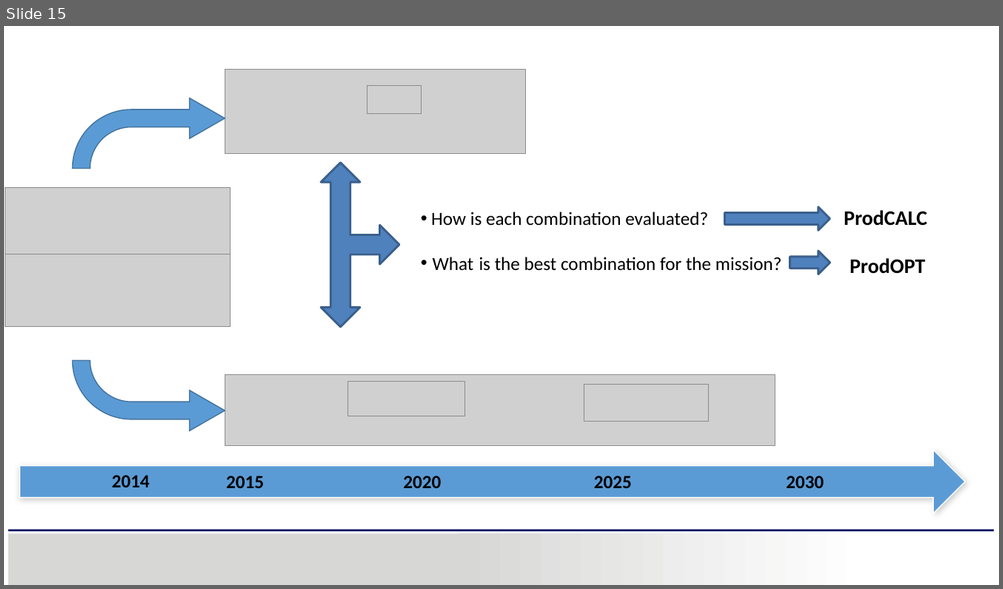
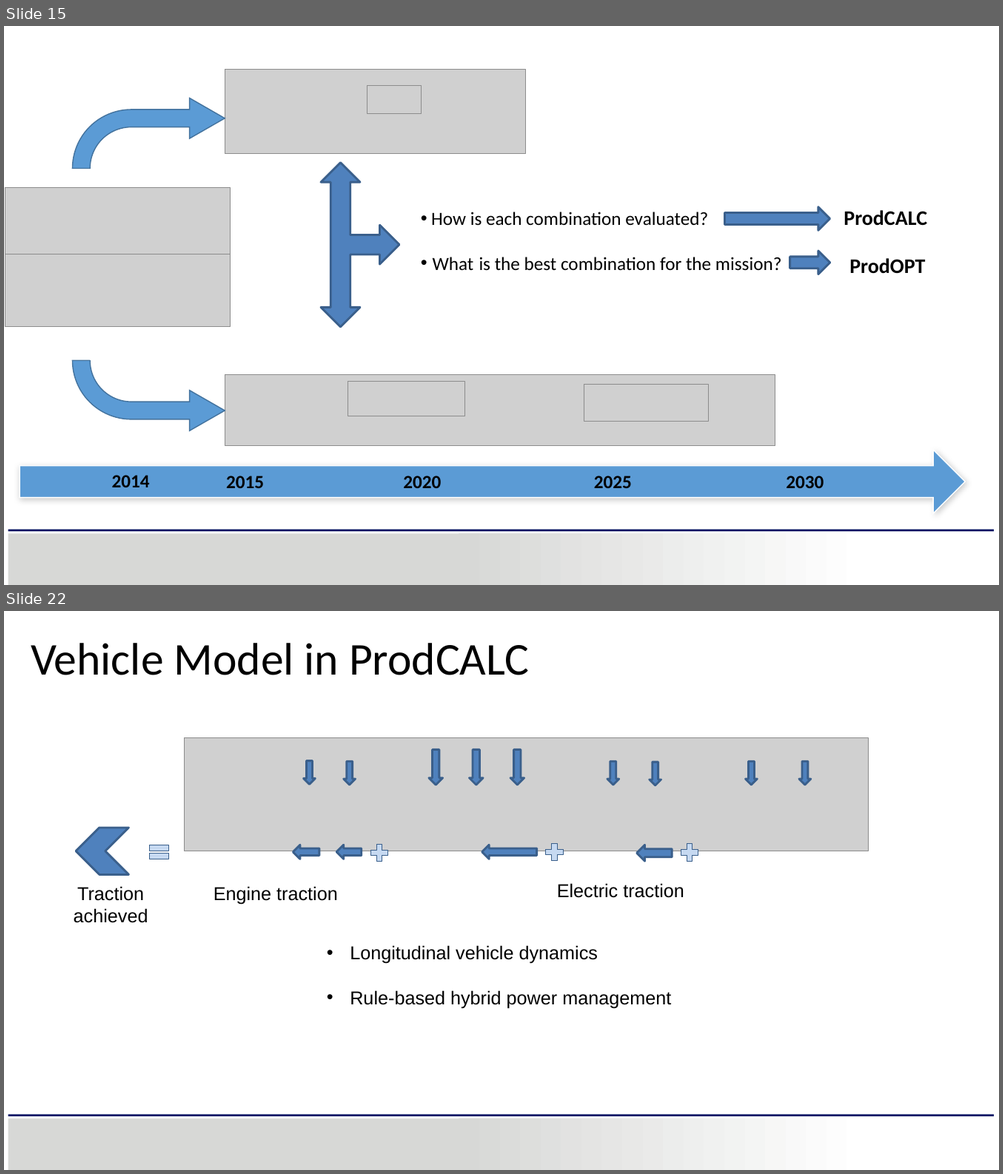
Before and after one commit to carthikvenkataraman/MasterThesis, a slide deck: ThesisReport/MasterThesisPresentation/MasterThesis-OptimisationOfDistributedPropulsionInLongHeavyVehicleCombinations.pptx. Shown one above the other, each under a label of ours: slide 15 before the commit, slides 15 and 22 after it; the slides between them are not shown. The pictures are 1003x589 and 1003x1174 pixels, drawn with LibreOffice and Linux fonts; fonts in the diff are those of the drawing; grey boxes stand for pictures; background and template pictures are left out. Boxes give left, top, right and bottom in pixels: in the first picture for what was removed or moved away, otherwise in the second. Text is boxed around its words. In the diff, an @@ line names an element or a change of style, - is before the commit and + after.

Commit message:
Presentation till ProdOpt

```diff
--- a/ThesisReport/MasterThesisPresentation/MasterThesis-OptimisationOfDistributedPropulsionInLongHeavyVehicleCombinations.pptx
+++ b/ThesisReport/MasterThesisPresentation/MasterThesis-OptimisationOfDistributedPropulsionInLongHeavyVehicleCombinations.pptx
@@ slide 22 added at (4,611,999,1170), background #FFFFFF; not listed: 3 template elements that a slide beside it also shows @@
@@ text added at (31,643,529,675), 44 pt, text #000000 @@
+Vehicle Model in ProdCALC
@@ picture added at (184,738,868,851) @@
@@ down arrow added at (303,761,315,784), fill #4F81BD, outline #3A5F8C 2 pt @@
@@ down arrow added at (344,762,356,785), fill #4F81BD, outline #3A5F8C 2 pt @@
@@ down arrow added at (429,750,443,785), fill #4F81BD, outline #3A5F8C 2 pt @@
@@ down arrow added at (469,750,483,785), fill #4F81BD, outline #3A5F8C 2 pt @@
@@ down arrow added at (511,750,525,785), fill #4F81BD, outline #3A5F8C 2 pt @@
@@ down arrow added at (607,762,619,785), fill #4F81BD, outline #3A5F8C 2 pt @@
@@ down arrow added at (649,763,661,786), fill #4F81BD, outline #3A5F8C 2 pt @@
@@ down arrow added at (745,762,757,785), fill #4F81BD, outline #3A5F8C 2 pt @@
@@ down arrow added at (800,762,811,785), fill #4F81BD, outline #3A5F8C 2 pt @@
@@ chevron added at (76,828,128,875), fill #4F81BD, outline #3A5F8C 2 pt @@
@@ math equal added at (146,840,172,864), fill #C6D9F1, outline #3A5F8C 0.75 pt @@
@@ left arrow added at (293,846,318,860), fill #4F81BD, outline #3A5F8C 2 pt @@
@@ left arrow added at (337,846,361,860), fill #4F81BD, outline #3A5F8C 2 pt @@
@@ plus sign added at (367,842,390,865), fill #C6D9F1, outline #3A5F8C 0.75 pt @@
@@ left arrow added at (482,846,537,860), fill #4F81BD, outline #3A5F8C 2 pt @@
@@ plus sign added at (543,841,566,864), fill #C6D9F1, outline #3A5F8C 0.75 pt @@
@@ left arrow added at (637,846,671,862), fill #4F81BD, outline #3A5F8C 2 pt @@
@@ plus sign added at (677,841,701,864), fill #C6D9F1, outline #3A5F8C 0.75 pt @@
@@ text added at (74,886,148,923), 18 pt, text #000000 @@
+Traction achieved
@@ text added at (213,886,338,904), 18 pt, text #000000 @@
+Engine traction
@@ text added at (557,883,684,898), 18 pt, text #000000 @@
+Electric traction
@@ text added at (350,945,671,1008), 18 pt, text #000000 @@
+• Longitudinal vehicle dynamics
+• Rule-based hybrid power management
```
Also in this commit, not shown: 6 slides changed, 13 other slides added, 12 other files.
